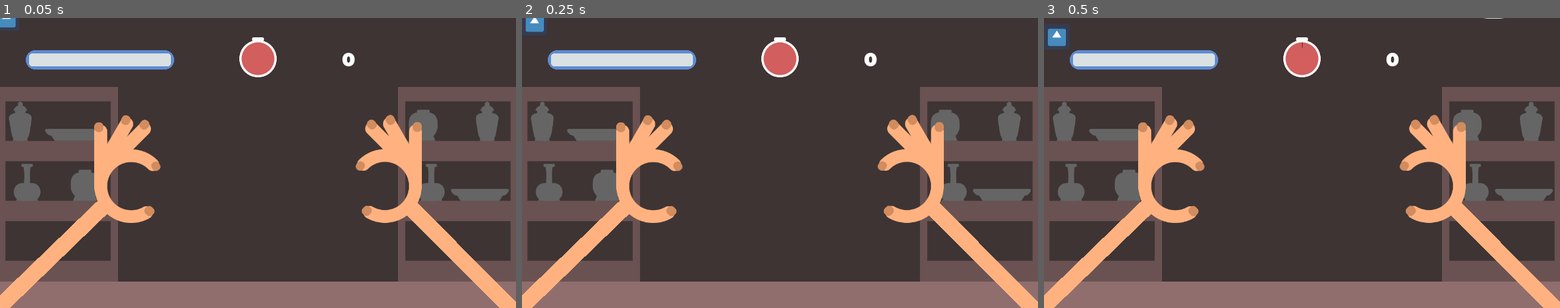
Above: before the commit, frames 1-3 (left to right).
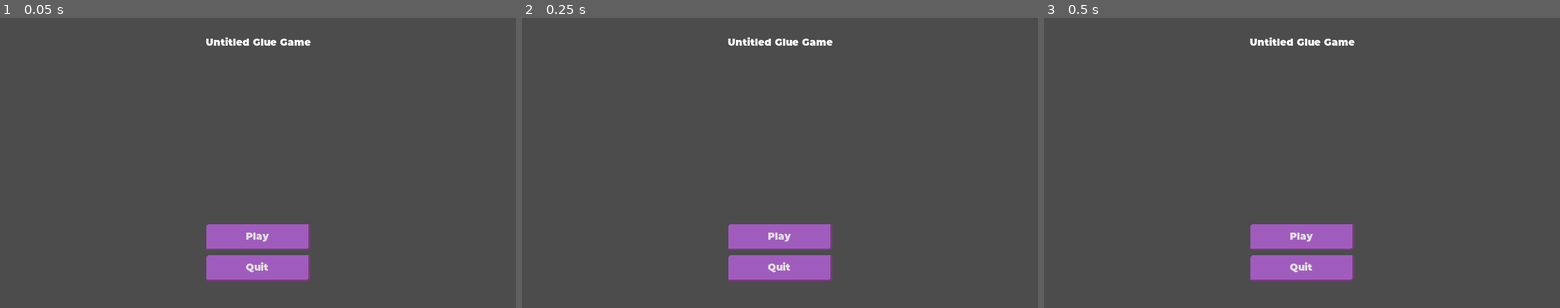
Above: after the commit, the same moments.

Repository: williamd1k0/untitled-glue-game
Game: Godot game, scene res://game/TitleScreen.tscn
Two runs of this game, one before a commit and one after it. Both use one fixed random seed, a clock stepped at 60 frames per second and the inputs below. Before the commit the project starts from res://game/Game.tscn. The engine's default icon, where the game draws it, is replaced by a stand-in: a white triangle on a blue panel in a dark square.
Inputs:
- Up to frame 1 (0.05 s): no input
- Up to frame 2 (0.25 s): no input
- Up to frame 3 (0.5 s): no input

The runs differ from the first frame. In frame 1, 37% of the frame differs, in the area x 0-100%, y 0-100%; in frame 2, 37%; in frame 3, 37%.

Commit message:
Add base for title screen

Diff:
--- /dev/null
+++ b/game/TitleScreen.gd
@@ -0,0 +1,9 @@
+extends Control
+
+export(String, FILE, '*.tscn') var game_scene
+
+func _on_Play_pressed():
+	get_tree().change_scene(game_scene)
+
+func _on_Quit_pressed():
+	get_tree().quit()
--- /dev/null
+++ b/game/TitleScreen.tscn
@@ -0,0 +1,51 @@
+[gd_scene load_steps=3 format=2]
+
+[ext_resource path="res://assets/theme/main-theme.tres" type="Theme" id=1]
+[ext_resource path="res://game/TitleScreen.gd" type="Script" id=2]
+
+[node name="TitleScreen" type="Control"]
+anchor_right = 1.0
+anchor_bottom = 1.0
+theme = ExtResource( 1 )
+script = ExtResource( 2 )
+__meta__ = {
+"_edit_use_anchors_": false
+}
+game_scene = "res://game/Game.tscn"
+
+[node name="Label" type="Label" parent="."]
+anchor_right = 1.0
+anchor_bottom = 1.0
+margin_bottom = -600.0
+text = "Untitled Glue Game"
+align = 1
+valign = 1
+
+[node name="Menu" type="VBoxContainer" parent="."]
+anchor_right = 1.0
+anchor_bottom = 1.0
+margin_left = 512.0
+margin_top = 479.0
+margin_right = -511.0
+margin_bottom = -33.0
+custom_constants/separation = 13
+alignment = 1
+__meta__ = {
+"_edit_use_anchors_": false
+}
+
+[node name="Play" type="Button" parent="Menu"]
+margin_top = 33.0
+margin_right = 257.0
+margin_bottom = 97.0
+rect_min_size = Vector2( 0, 64 )
+text = "Play"
+
+[node name="Quit" type="Button" parent="Menu"]
+margin_top = 110.0
+margin_right = 257.0
+margin_bottom = 174.0
+rect_min_size = Vector2( 0, 64 )
+text = "Quit"
+[connection signal="pressed" from="Menu/Play" to="." method="_on_Play_pressed"]
+[connection signal="pressed" from="Menu/Quit" to="." method="_on_Quit_pressed"]
--- a/project.godot
+++ b/project.godot
@@ -33,7 +33,7 @@
 [application]
 
 config/name="GGJ2020"
-run/main_scene="res://game/Game.tscn"
+run/main_scene="res://game/TitleScreen.tscn"
 config/icon="res://icon.png"
 
 [autoload]
